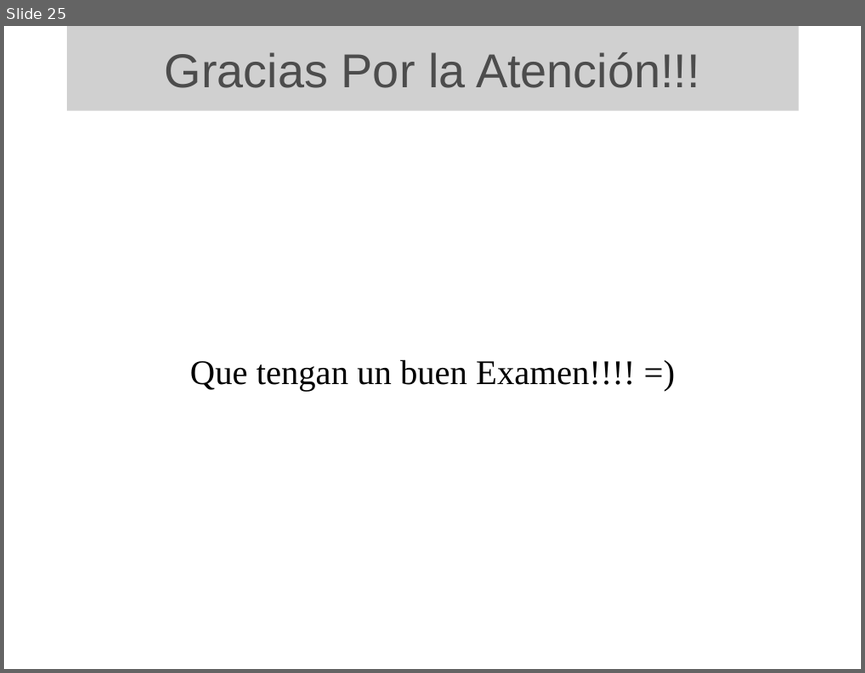
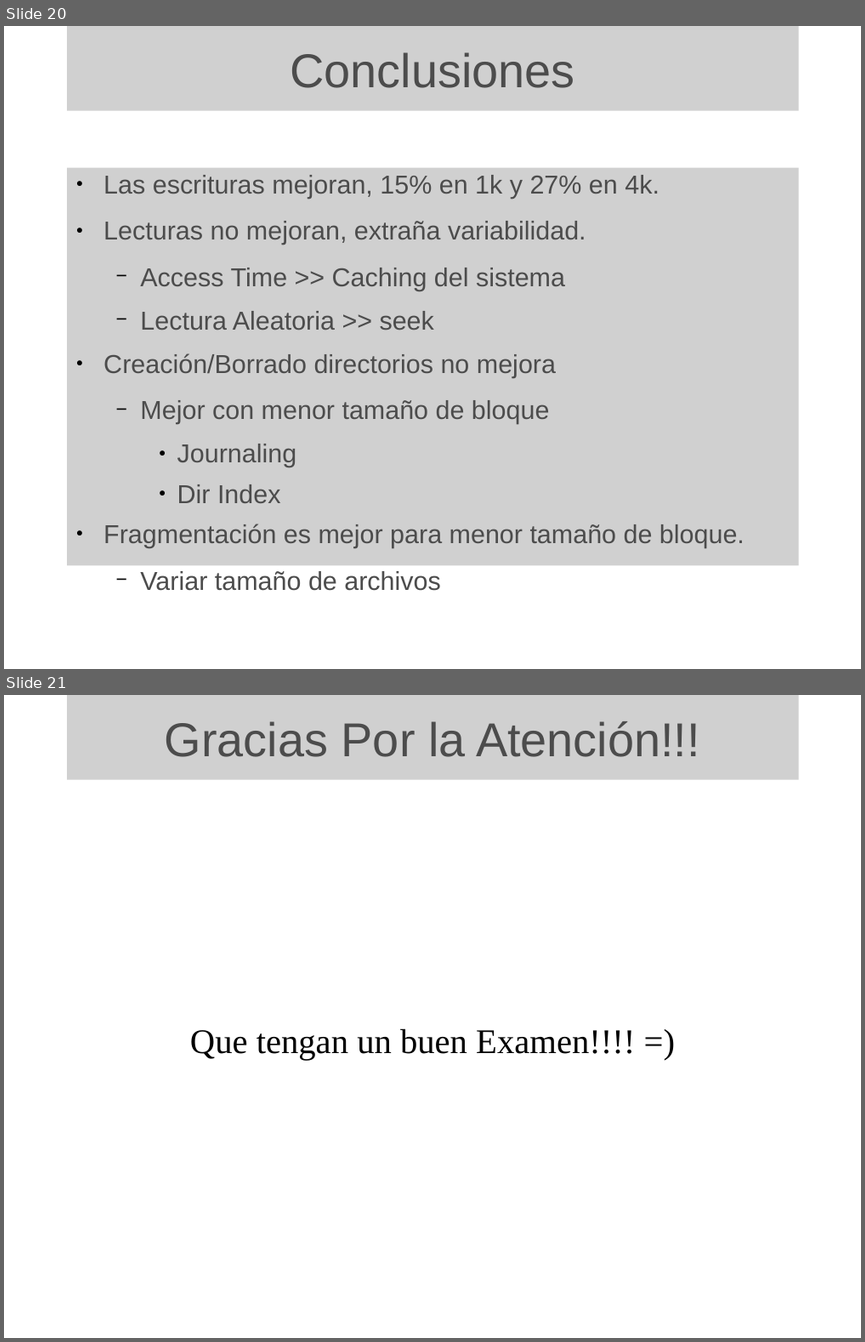
Before and after one commit to cdparra/ext3bench, a slide deck: src/presentacion/evaluacion-ext3 v2.odp. Shown one above the other, each under a label of ours: slide 25 before the commit, slides 20 and 21 after it. The pictures are 865x673 and 865x1342 pixels, drawn with LibreOffice and Linux fonts; fonts in the diff are those of the drawing; grey boxes stand for pictures; background and template pictures are left out. Boxes give left, top, right and bottom in pixels: in the first picture for what was removed or moved away, otherwise in the second. Text is boxed around its words. In the diff, an @@ line names an element or a change of style, - is before the commit and + after.

```diff
--- a/src/presentacion/evaluacion-ext3 v2.odp
+++ b/src/presentacion/evaluacion-ext3 v2.odp
@@ slide 20 added at (4, 26, 861, 669), background picture (left out) @@
@@ picture added at (67, 26, 799, 111), 44 pt, text #4C4C4C @@
+Conclusiones
@@ picture added at (67, 167, 799, 573), 24 pt, text #4C4C4C @@
+● Las escrituras mejoran, 15% en 1k y 27% en 4k.
+● Lecturas no mejoran, extraña variabilidad.
+  − Access Time >> Caching del sistema
+  − Lectura Aleatoria >> seek
+● Creación/Borrado directorios no mejora
+  − Mejor con menor tamaño de bloque
+    ● Journaling
+    ● Dir Index
+● Fragmentación es mejor para menor tamaño de bloque.
+  − Variar tamaño de archivos
@@ what was slide 25 is now slide 21 @@
```
Also in this commit, not shown: 3 slides changed, 5 slides removed.
